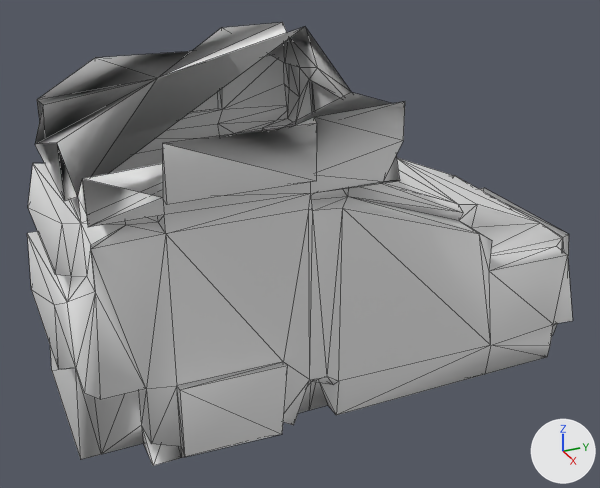
Before and after pictures for a commit that changed the OBJ model src/main/resources/assets/kn8/meshes/tae/foot_left.obj.
Before and after are seen from a camera (50 mm lens) standing at (0.1922, -0.0589, 0.2039) and looking at (-0.0995, 0.0723, 0.058). Lighting does not change. The marker at lower right points along +X, +Y and +Z. The older version comes first. Mesh edges are drawn as thin lines. Where no turn or scale is listed for an object, it has been applied to the vertices. Vertices at exactly the same position are counted once.

Before the edit, the objects in view are built like this:
```python
me_foot_left = bpy.data.meshes.new('foot_left')
me_foot_left.from_pydata(...)  # 262 vertices, 519 faces; spans x -0.153..-0.051, y -0.034..0.196, z 0.0..0.142
# before: 142 (-0.129, 0.088, 0.142) at pixel (305, 26), 203 (-0.07, -0.021, 0.105) at pixel (77, 196), 260 (-0.128, 0.024, 0.127) at pixel (157, 77)
ob_foot_left = bpy.data.objects.new('foot_left', me_foot_left)
ob_foot_left.location = (0.0, 0.0, 0.0)
```
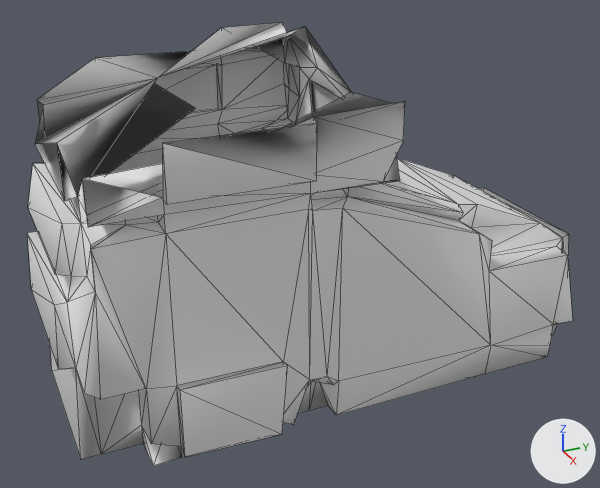
Boxes (x1, y1, x2, y2) around the edits, measured in the pictures (600 x 488 px; the box of a moved part takes in the faces that stretch with it):
part 1 of me_foot_left, moved or reshaped
    before: (91, 27, 304, 177)
    after: (91, 84, 196, 177)

What changed in the scene script:
```text
Change me_foot_left:
    used by ob_foot_left; location = (0.0, 0.0, 0.0)
    verts and faces of me_foot_left; kept vertices keep their numbers, new ones are numbered from 262
    remove me_foot_left.from_pydata(...)  # 262 vertices, 519 faces; spans x -0.153..-0.051, y -0.034..0.196, z 0.0..0.142
    add me_foot_left.from_pydata(...)  # 264 vertices, 519 faces; spans x -0.153..-0.051, y -0.034..0.196, z 0.0..0.142
    me_foot_left part 1
    add delete_faces([(142, 203, 260)])
    add verts[262] = (-0.097, 0.029, 0.122)  # pixel (195, 108)
    add verts[263] = (-0.125, 0.021, 0.126)  # pixel (154, 83)
    add faces += [(203, 263, 262)]
```
